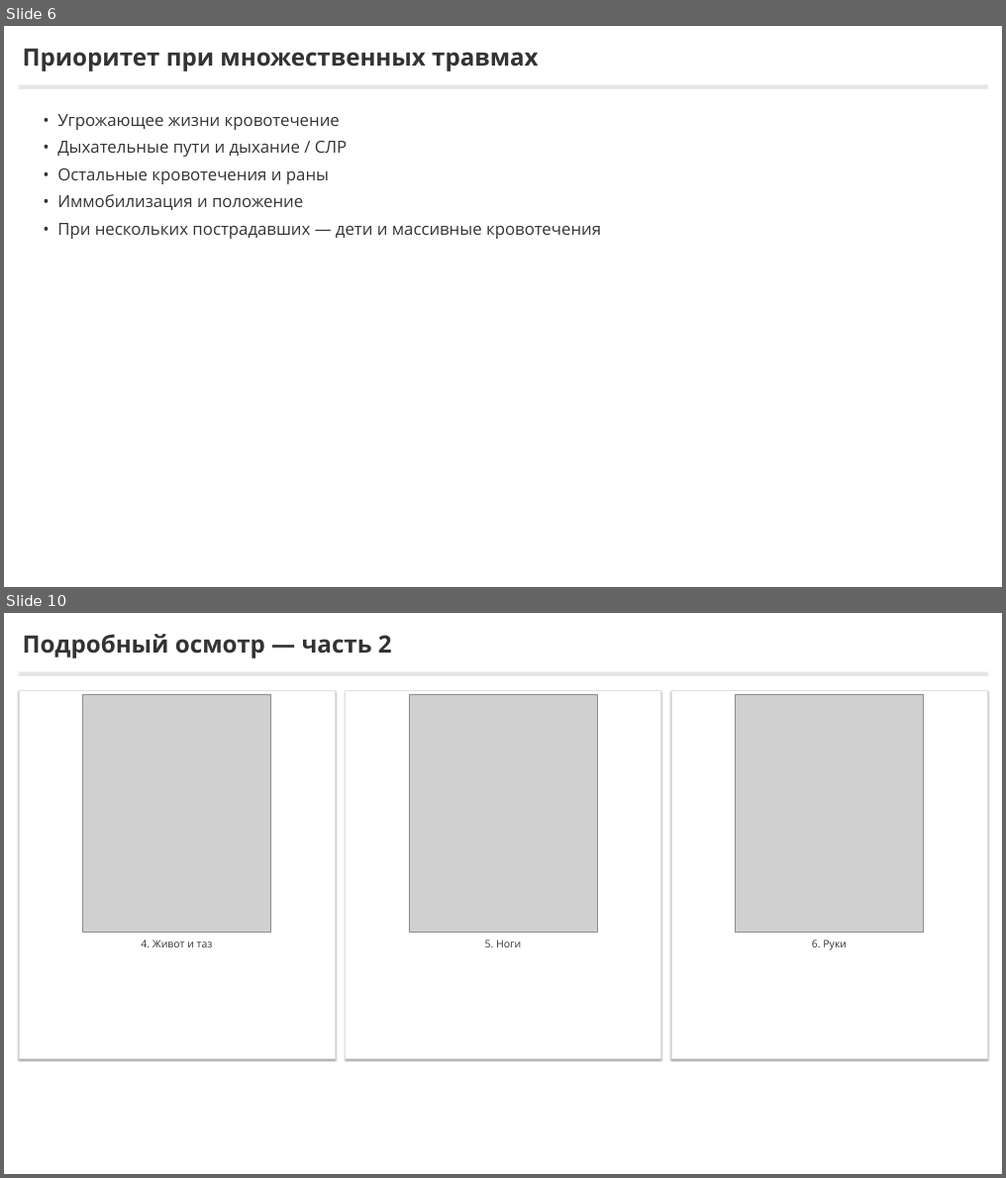
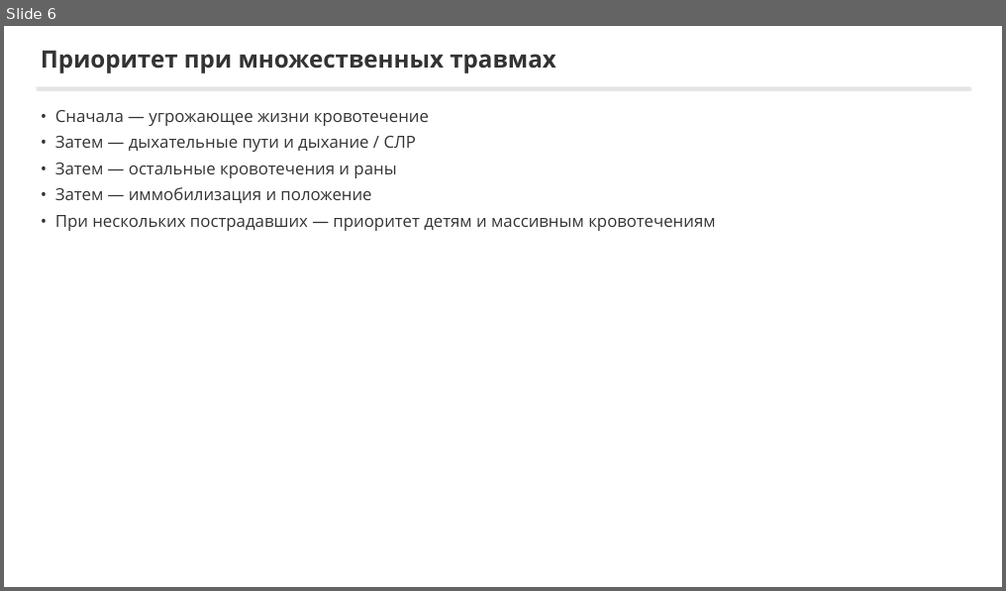
Before and after one commit to lysakalenushka-hash/-, a slide deck: tema2_bleeding/Последовательность_остановки_кровотечения.pptx. Shown one above the other, each under a label of ours: slides 6 and 10 before the commit, slide 6 after it; the slides between them are not shown. The pictures are 1006x1178 and 1006x591 pixels, drawn with LibreOffice and Linux fonts; fonts in the diff are those of the drawing; grey boxes stand for pictures. Boxes give left, top, right and bottom in pixels: in the first picture for what was removed or moved away, otherwise in the second. Text is boxed around its words. In the diff, an @@ line names an element or a change of style, - is before the commit and + after.

```diff
--- a/tema2_bleeding/Последовательность_остановки_кровотечения.pptx
+++ b/tema2_bleeding/Последовательность_остановки_кровотечения.pptx
@@ slide 10 removed at [4, 613, 1002, 1174], background #FFFFFF @@
@@ rectangle removed at [4, 613, 1002, 1174] @@
@@ text removed at [23, 634, 392, 659] @@
-Подробный осмотр — часть 2
@@ rectangle removed at [19, 672, 987, 673] @@
@@ rectangle removed at [19, 691, 335, 1059] @@
@@ picture removed at [82, 695, 270, 932] @@
@@ rectangle removed at [345, 691, 660, 1059] @@
@@ picture removed at [409, 695, 597, 932] @@
@@ rectangle removed at [671, 691, 987, 1059] @@
@@ picture removed at [736, 695, 924, 932] @@
@@ text removed at [141, 940, 213, 948] @@
-4. Живот и таз
@@ text removed at [485, 940, 521, 948] @@
-5. Ноги
@@ text removed at [812, 940, 846, 951] @@
-6. Руки
@@ slide 6 changed as well @@
@@ text "Приоритет при множественных травмах": place and size @@
-text "Приоритет при множественных травмах" at [23, 48, 539, 72]
+text "Приоритет при множественных травмах" at [41, 50, 556, 74]
@@ rectangle: place and size @@
-rectangle at [19, 85, 987, 86]
+rectangle at [37, 87, 969, 88]
@@ text at [55, 110, 715, 231]: text changed @@
-• Угрожающее жизни кровотечение
-• Дыхательные пути и дыхание / СЛР
-• Остальные кровотечения и раны
-• Иммобилизация и положение
-• При нескольких пострадавших — дети и массивные кровотечения
+• Сначала — угрожающее жизни кровотечение
+• Затем — дыхательные пути и дыхание / СЛР
+• Затем — остальные кровотечения и раны
+• Затем — иммобилизация и положение
+• При нескольких пострадавших — приоритет детям и массивным кровотечениям
```
Also in this commit, not shown: 7 other slides changed, 6 slides added, 5 other slides removed, 7 other files.
